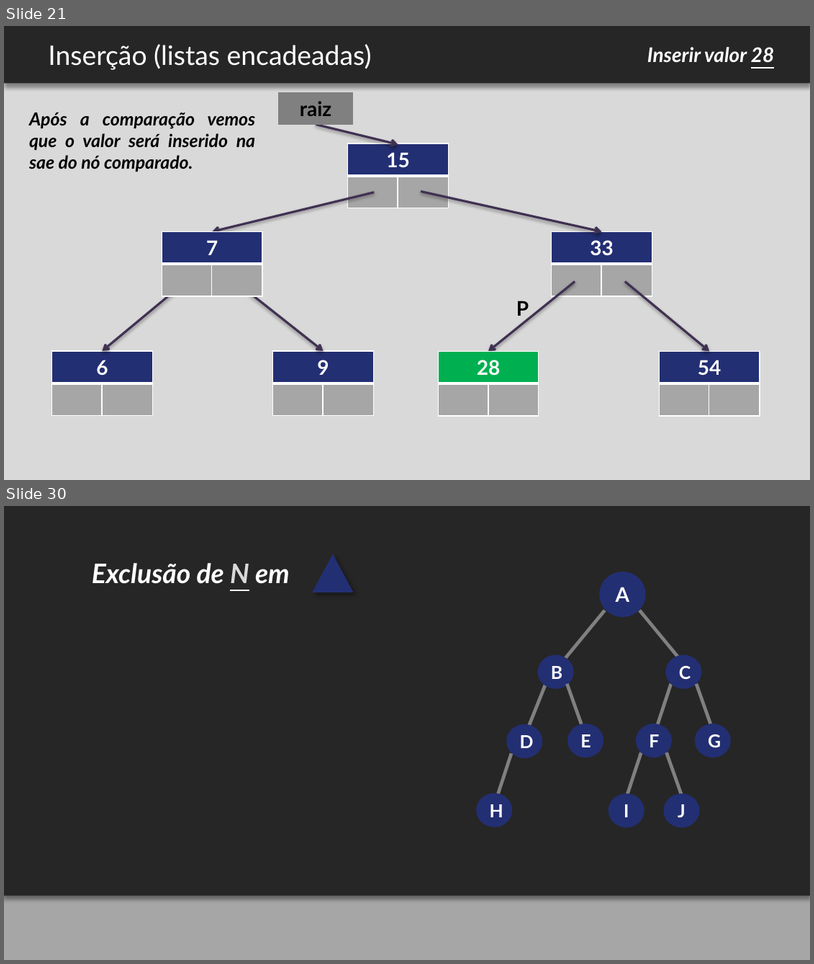
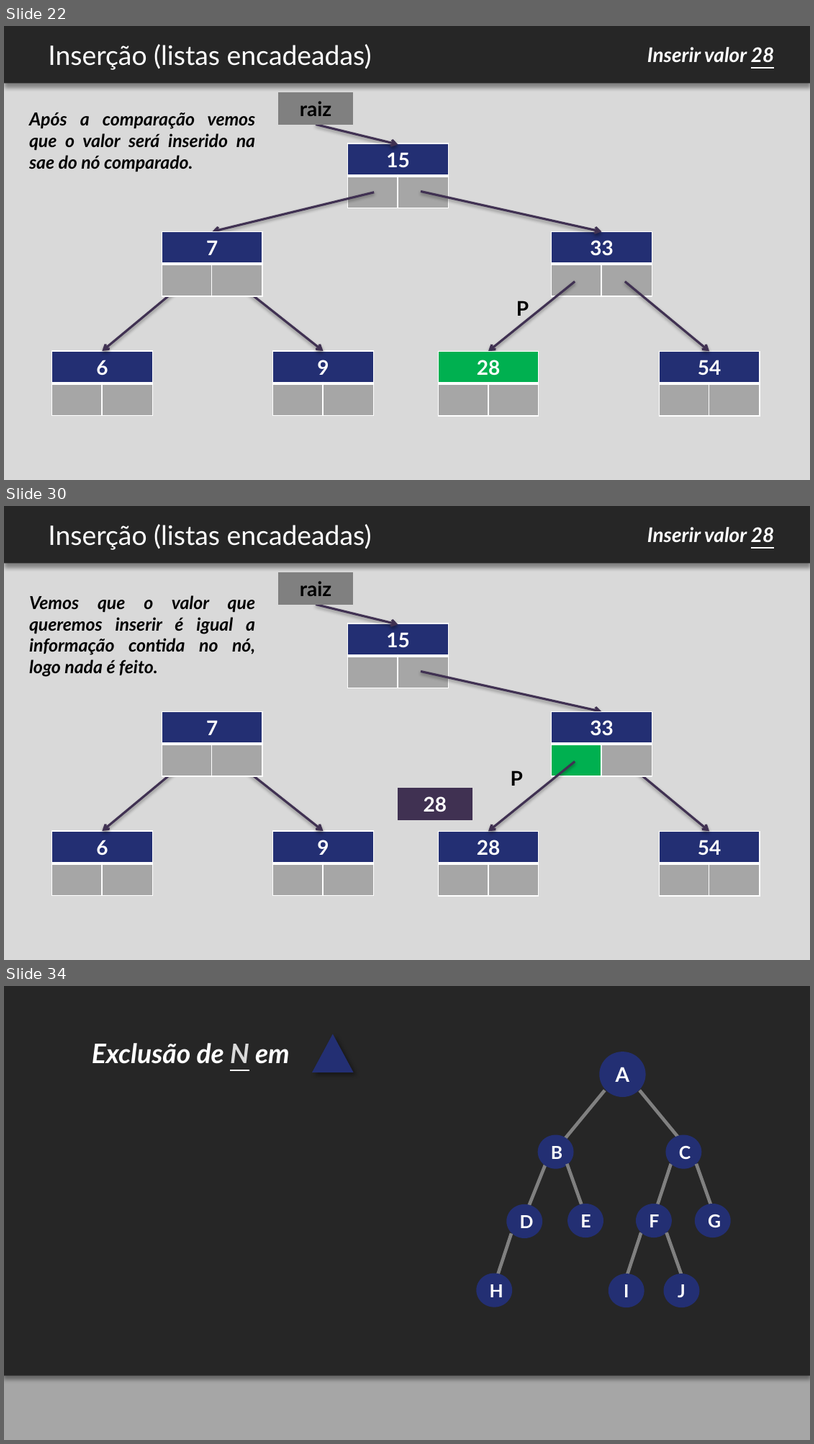
Before and after one commit to felipemarc/AED1_2016-2, a slide deck: ap_arvores/AED - arvores.pptx. Shown one above the other, each under a label of ours: slides 21 and 30 before the commit, slides 22, 30 and 34 after it; the slides between them are not shown. The pictures are 814x964 and 814x1444 pixels, drawn with LibreOffice and Linux fonts; fonts in the diff are those of the drawing; background and template pictures are left out. Boxes give left, top, right and bottom in pixels: in the first picture for what was removed or moved away, otherwise in the second. Text is boxed around its words. In the diff, an @@ line names an element or a change of style, - is before the commit and + after.

```diff
--- a/ap_arvores/AED - arvores.pptx
+++ b/ap_arvores/AED - arvores.pptx
@@ slide 30 added at box(4, 506, 810, 960), background #D9D9D9 @@
@@ rectangle added at box(4, 506, 810, 564), fill #262626 @@
@@ text added at box(48, 524, 372, 550), 24 pt, text #FFFFFF @@
+Inserção (listas encadeadas)
@@ text added at box(648, 527, 774, 543), 18 pt, text #FFFFFF, bold, italic @@
+Inserir valor 28
@@ table added at box(278, 572, 353, 605), 1 rows, 1 columns @@
+raiz
@@ text added at box(29, 595, 255, 677), 16 pt, text #000000, bold, italic @@
+Vemos que o valor que queremos inserir é igual a informação contida no nó, logo nada é feito.
@@ arrow added from (316, 605) to (399, 625), #403152 2 pt @@
@@ table added at box(348, 623, 449, 687), 2 rows, 2 columns @@
+15 | 
+ | 
@@ arrow added from (421, 672) to (602, 712), #403152 2 pt @@
@@ table added at box(162, 712, 263, 776), 2 rows, 2 columns @@
+7 | 
+ | 
@@ table added at box(551, 712, 652, 776), 2 rows, 2 columns @@
+33 | 
+ | 
@@ arrow added from (188, 759) to (103, 831), #403152 2 pt @@
@@ arrow added from (233, 759) to (324, 831), #403152 2 pt @@
@@ arrow added from (575, 762) to (489, 831), #403152 2 pt @@
@@ arrow added from (625, 762) to (710, 831), #403152 2 pt @@
@@ text added at box(511, 770, 523, 785), 18 pt, text #000000, bold @@
+P
@@ table added at box(398, 788, 473, 820), 1 rows, 1 columns @@
+28
@@ table added at box(52, 831, 153, 896), 2 rows, 2 columns @@
+6 | 
+ | 
@@ table added at box(273, 831, 374, 896), 2 rows, 2 columns @@
+9 | 
+ | 
@@ table added at box(439, 831, 540, 896), 2 rows, 3 columns @@
+28 |  | 
+ |  | 
@@ table added at box(660, 831, 761, 896), 2 rows, 2 columns @@
+54 | 
+ | 
@@ what was slide 21 is now slide 22 @@
@@ what was slide 30 is now slide 34 @@
```
Also in this commit, not shown: 11 slides changed, 3 other slides added, 1 other file.
